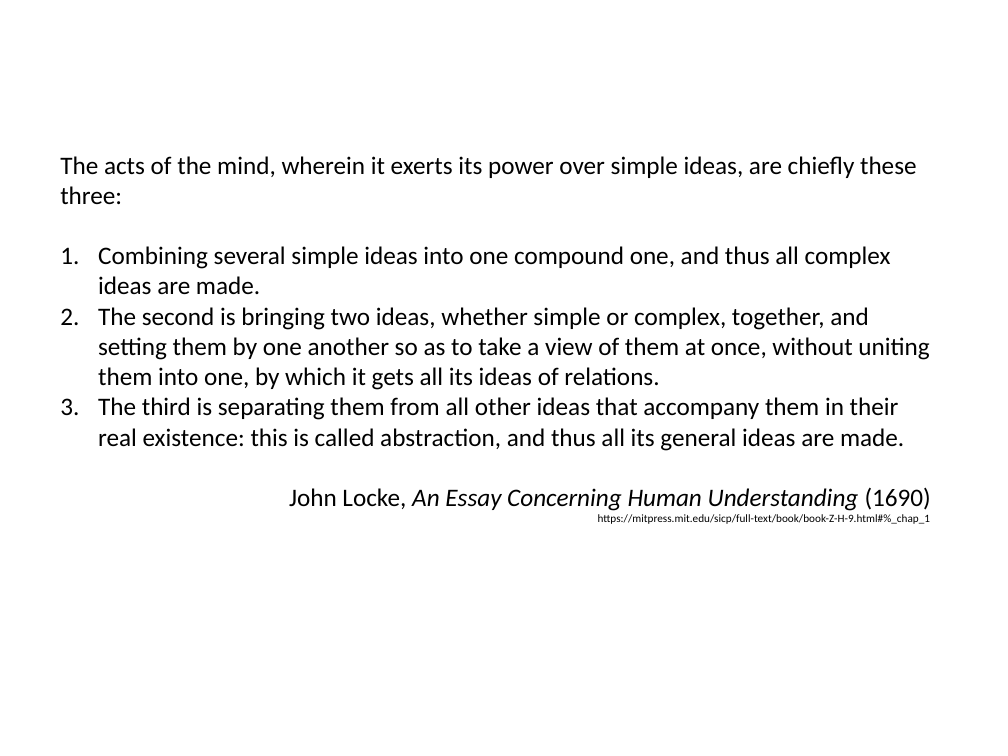
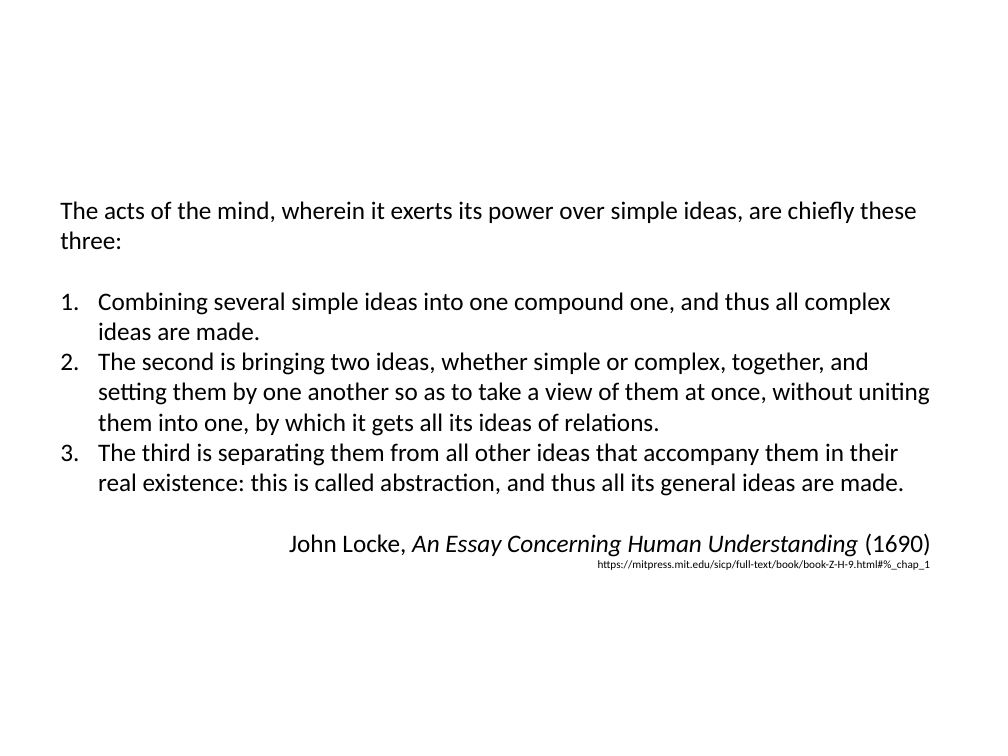
Before and after one commit to hotjk/translation, a slide deck: slide 2 of abstract.pptx. Drawn at 1008x756 pixels with LibreOffice and Linux fonts; fonts in the diff are those of the drawing. Boxes give left, top, right and bottom in pixels: in the first picture for what was removed or moved away, otherwise in the second. Text is boxed around its words. In the diff, an @@ line names an element or a change of style, - is before the commit and + after.

```diff
--- a/abstract.pptx
+++ b/abstract.pptx
@@ text "The acts of the mind, ...": place and size @@
-text "The acts of the mind, ..." at [60,156,931,524]
+text "The acts of the mind, ..." at [60,201,931,570]
```
Also in this commit, not shown: 3 other slides changed, 2 slides added, 2 slides removed.
